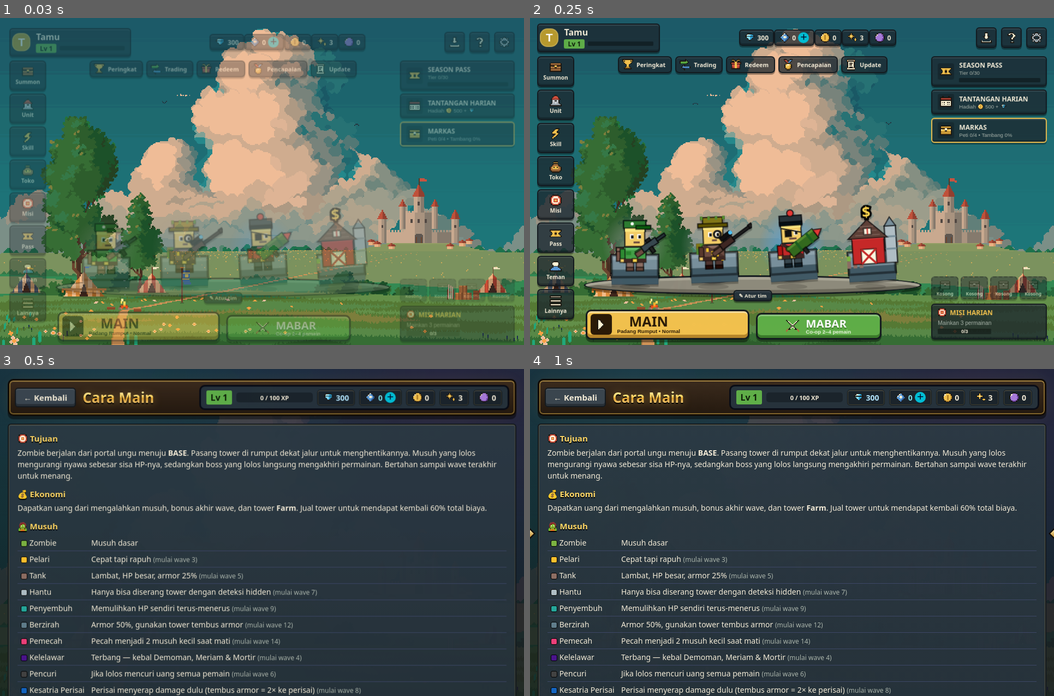
Above: before the commit, frames 1-4 (two rows, left to right).
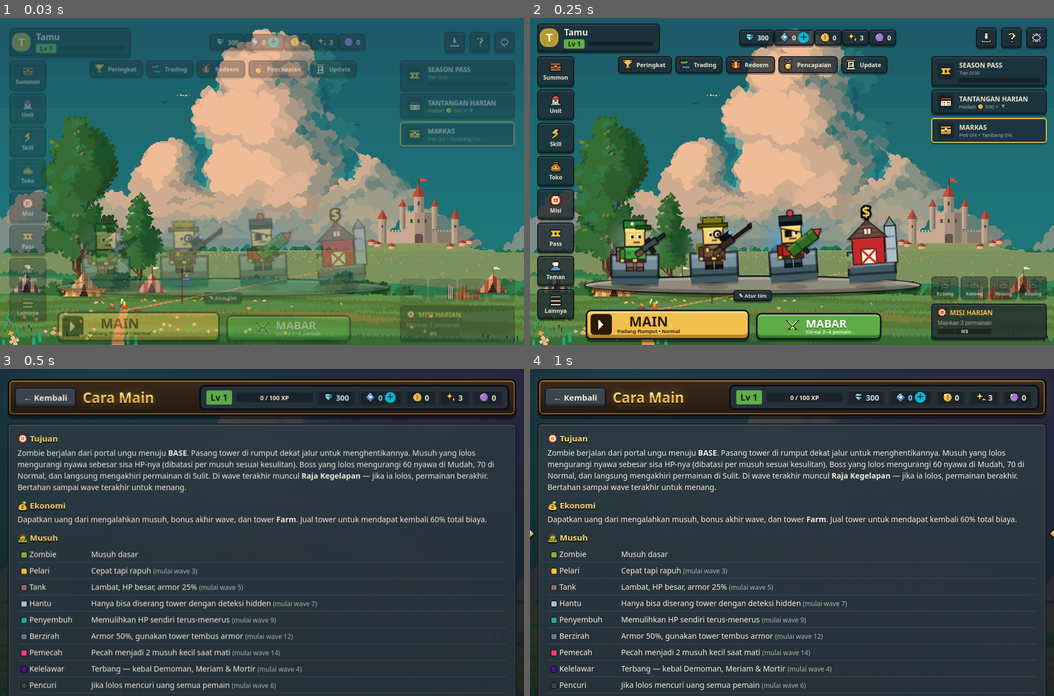
Above: after the commit, the same moments.

Repository: KingRafer/block-tower-defense
Game: browser game, page index.html
The game is run twice, just before and just after one commit, with the same random seed, the same clock (stepped at 60 frames per second) and the same inputs.
Inputs:
- Up to frame 1 (0.03 s): no input
- Up to frame 2 (0.25 s): no input
- Up to frame 3 (0.5 s): click "Cara main" at 0.27 s
- Up to frame 4 (1 s): click "Cepat tapi rapuh (mulai wave …" at 0.52 s; click "Lambat, HP besar, armor 25% (…" at 0.77 s

Frames 1-2 are identical in both runs. In frame 3, 13% of the frame differs, in the area x 3-97%, y 28-100%; in frame 4, 12%.

Commit message:
v8.1.0: keseimbangan lebih adil (batas damage bocor, boss lolos per kesulitan, wave awal lebih ramah, HP boss terakhir per kesulitan)
Co-Authored-By: Claude Opus 5.5 <noreply@anthropic.com>
Claude-Session: https://claude.ai/code/session_011SwYeUXkeTjftugp22FLhb

Diff:
--- a/js/config.js
+++ b/js/config.js
@@ -4,7 +4,7 @@
  * ========================================================= */
 'use strict';
 
-const VERSION = '8.0.0';
+const VERSION = '8.1.0';
 const { RARITY, RARITY_ORDER, UNIT_RARITY, UNIT_TYPES, STARTER_UNITS, UNIT_MAX_LV, unitXpFor, unitLevel, MASTERY_BONUS,
   TRAITS, EVO_REQ, MATERIALS, SKINS, SKILL_SHOP, TOPUP, GACHA, LUCKY, CURRENCY, ACH_REWARDS, ACH_DIAMONDS } = SHARED;
 const T = 48, COLS = 20, ROWS = 12, W = COLS * T, H = ROWS * T;
@@ -37,9 +37,11 @@
 
 /* ---------------- KESULITAN ---------------- */
 const DIFFS = {
-  easy:   { name:'Mudah',  cash:800, hp:150, hpMul:0.7, waves:20, reward:1.2,  coinMul:0.6, color:'#43a047' },
-  normal: { name:'Normal', cash:600, hp:100, hpMul:1.0, waves:30, reward:1.0,  coinMul:1.0, color:'#fb8c00' },
-  hard:   { name:'Sulit',  cash:500, hp:75,  hpMul:1.4, waves:40, reward:0.85, coinMul:1.8, color:'#e53935' },
+  // leak: batas damage ke base per musuh biasa yang lolos (dasar + per wave); bossLeak: damage boss yang lolos (Infinity = langsung kalah)
+  // early: HP musuh wave 1–10 diperingan (pengali di wave 1, naik linear ke 1 di wave 10)
+  easy:   { name:'Mudah',  cash:800, hp:150, hpMul:0.7, waves:20, reward:1.2,  coinMul:0.6, color:'#43a047', leak:[3, 0.4], bossLeak:60, early:0.6, finalMul:0.3 },
+  normal: { name:'Normal', cash:600, hp:100, hpMul:1.0, waves:30, reward:1.0,  coinMul:1.0, color:'#fb8c00', leak:[5, 0.7], bossLeak:70, early:0.75, finalMul:0.8 },
+  hard:   { name:'Sulit',  cash:500, hp:75,  hpMul:1.4, waves:40, reward:0.85, coinMul:1.8, color:'#e53935', leak:[8, 1.2], bossLeak:Infinity, early:0.9, finalMul:1 },
 };
 
 /* ---------------- TOWER ----------------
@@ -388,7 +390,7 @@
   necro:    {name:'Nekromancer',  hp:60,  spd:0.8, reward:30, color:'#311b92', size:0.66, necro:true, desc:'Terus memanggil kerangka'},
   skeleton: {name:'Kerangka',     hp:9,   spd:1.6, reward:2,  color:'#eceff1', size:0.44, desc:'Panggilan Nekromancer', hide:true},
   golem:    {name:'Golem Batu',   hp:260, spd:0.45,reward:150,color:'#78909c', size:1.0, armor:0.4, noSlow:true, miniboss:true, desc:'Mini-boss tiap wave 15, 25, 35…: armor 40%, kebal efek lambat'},
-  overlord: {name:'Raja Kegelapan', hp:2600,spd:0.42,reward:1500,color:'#1a0033', size:1.4, armor:0.3, boss:true, final:true, desc:'Boss terakhir di wave final mode Klasik: perisai kegelapan, mengamuk di bawah 50% HP & memanggil pasukan elite'},
+  overlord: {name:'Raja Kegelapan', hp:1200,spd:0.42,reward:1500,color:'#1a0033', size:1.4, armor:0.3, boss:true, final:true, desc:'Boss terakhir di wave final mode Klasik: perisai kegelapan, mengamuk di bawah 50% HP & memanggil pasukan elite'},
   boss:     {name:'Raja Zombie',  hp:700, spd:0.55,reward:300,color:'#6a1b9a', size:1.1, armor:0.2, boss:true, desc:'Muncul tiap 10 wave: membuat tower pingsan & memanggil pasukan'},
 };
 const ENEMY_INTRO = { fast:3, flyer:4, tank:5, thief:6, hidden:7, shielded:8, regen:9, berserk:10, healer:11, armored:12, stealth:13, splitter:14, bomber:15, giant:17, necro:19, golem:15 };
--- a/js/game.js
+++ b/js/game.js
@@ -172,8 +172,9 @@
   if (n >= 15 && n % 10 === 5) add('golem', Math.max(1, Math.floor((n - 5) / 10)), 4);
   if (n >= 18) add('fast', Math.min(n, 60), 0.25);
   if (n > 40) add('armored', Math.floor((n - 40) * 0.8), 0.6);
-  if (n % 10 === 0) add('boss', Math.max(1, Math.floor(n / 10)), 4);
-  if (S && !S.daily && isFinite(S.maxWave) && n === S.maxWave) add('overlord', 1, 5);     // boss terakhir
+  const finalW = S && !S.daily && isFinite(S.maxWave) && n === S.maxWave;
+  if (n % 10 === 0) add('boss', Math.max(1, Math.floor(n / 10)) - (finalW ? 1 : 0), 4);   // wave final: 1 boss diganti Raja Kegelapan
+  if (finalW) add('overlord', 1, 5);     // boss terakhir
   // padatkan: musuh biasa dikurangi ke target jumlah, boss & golem tetap utuh
   const special = g => g.type === 'boss' || g.type === 'golem' || g.type === 'overlord';
   const total = groups.reduce((a, g) => a + (special(g) ? 0 : g.count), 0);
@@ -377,6 +378,8 @@
   if (d.boss) hp = d.hp * Math.pow(w / 10, 2.1) * (1 + w * 0.05);
   if (d.miniboss) hp = d.hp * Math.pow(w / 10, 1.9) * (1 + w * 0.06);
   hp *= DIFFS[S.diff].hpMul * S.M.hpMul;
+  if (d.final) hp *= DIFFS[S.diff].finalMul || 1;
+  const ea = DIFFS[S.diff].early || 1; if (w < 10 && !d.boss) hp *= ea + (1 - ea) * (w - 1) / 9;   // awal permainan lebih ramah
   const e = {
     id: S.nextId++, type, ...d, spd: d.spd * S.M.spdMul, reward: Math.max(1, Math.round(d.reward * DIFFS[S.diff].reward * S.M.rewardMul)),
     maxHp: hp, hp, x: pathPx[0].x, y: pathPx[0].y, wp: 1, dist: 0,
@@ -774,7 +777,9 @@
     }
     if (e.wp >= pathPx.length) {
       e.dead = true; S.leaked = true;
-      let dmg = S.shieldT > 0 ? 0 : e.boss ? 9999 : Math.ceil(e.hp);
+      const DD = DIFFS[S.diff], lk = DD.leak || [Infinity, 0];
+      let dmg = S.shieldT > 0 ? 0 : e.boss ? (e.final ? 9999 : Math.min(9999, DD.bossLeak == null ? 9999 : DD.bossLeak))
+        : Math.ceil(Math.min(e.hp, (e.miniboss ? 4 : 1) * (lk[0] + lk[1] * S.wave)));
       if (e.thief) {
         const steal = 60 + Math.min(S.wave, 80) * 15;
         addCash(S.me, -Math.min(S.cash, steal)); for (const id in S.players) if (id !== S.me) addCash(id, -Math.min(S.players[id].cash, steal));
--- a/js/menu.js
+++ b/js/menu.js
@@ -903,7 +903,7 @@
     howto() {
       return `${this.header('Cara Main')}
         <div class="box howto">
-          <h4>🎯 Tujuan</h4><p>Zombie berjalan dari portal un …(94 unchanged characters)… los mengurangi nyawa sebesar sisa HP-nya, sedangkan boss yang lolos langsung mengakhiri permainan. Bertahan sampai wave terakhir untuk menang.</p>
+          <h4>🎯 Tujuan</h4><p>Zombie berjalan dari portal un …(94 unchanged characters)… los mengurangi nyawa sebesar sisa HP-nya (dibatasi per musuh sesuai kesulitan). Boss yang lolos mengurangi 60 nyawa di Mudah, 70 di Normal, dan langsung mengakhiri permainan di Sulit. Di wave terakhir muncul <b>Raja Kegelapan</b> — jika ia lolos, permainan berakhir. Bertahan sampai wave terakhir untuk menang.</p>
           <h4>💰 Ekonomi</h4><p>Dapatkan uang dari mengalahkan musuh, bonus akhir wave, dan tower <b>Farm</b>. Jual tower untuk mendapat kembali ${SELL_RATE * 100}% total biaya.</p>
           <h4>🧟 Musuh</h4>
           <table>${Object.entries(ENEMIES).filter(([, e]) => !e.hide).map(([k, e]) => `<tr><td><i class="dot" style="background:${e.color}"></i> ${e.name}</td><td>${e.desc}${ENEMY_INTRO[k] ? ` <small class="dim">(mulai wave ${ENEMY_INTRO[k]})</small>` : ''}</td></tr>`).join('')}</table>
--- a/sw.js
+++ b/sw.js
@@ -1,5 +1,5 @@
 /* Service worker: jaringan dulu, cadangan cache (bisa main solo saat offline) */
-const CACHE = 'btd-v8.0.0';
+const CACHE = 'btd-v8.1.0';
 const CORE = ['./', 'index.html', 'css/style.css', 'manifest.webmanifest', 'icons/icon-192.png', 'assets/lobby-bg.png',
   ...['shared', 'config', 'storage', 'audio', 'game', 'render', 'chars', 'skills', 'scene', 'ui', 'menu', 'dev', 'pwa', 'online', 'main'].map(f => `js/${f}.js`)];
 self.addEventListener('install', e => { e.waitUntil(caches.open(CACHE).then(c => c.addAll(CORE)).catch(() => {})); self.skipWaiting(); });
Not shown, changed: package.json
Not shown, changed: CHANGELOG.md
